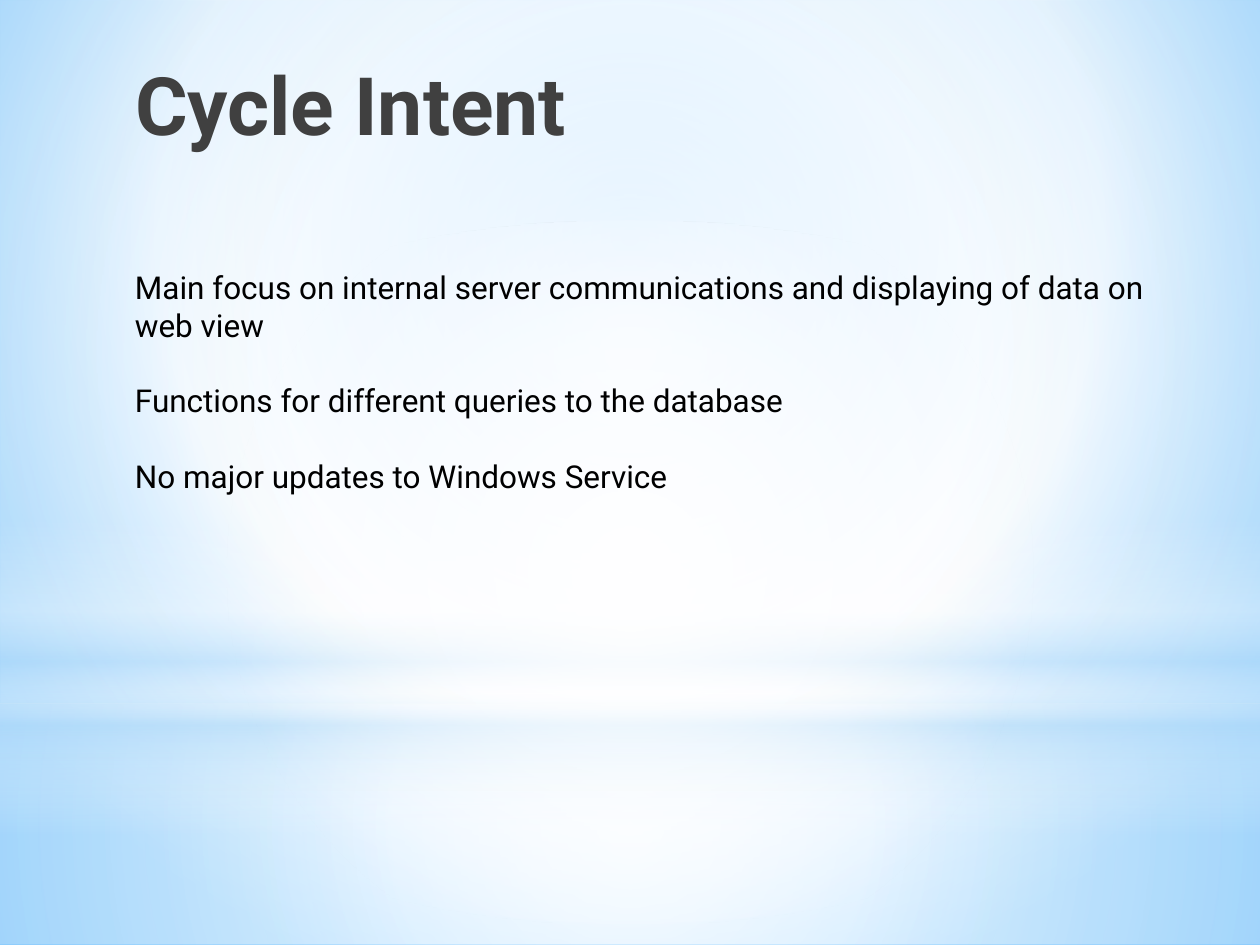
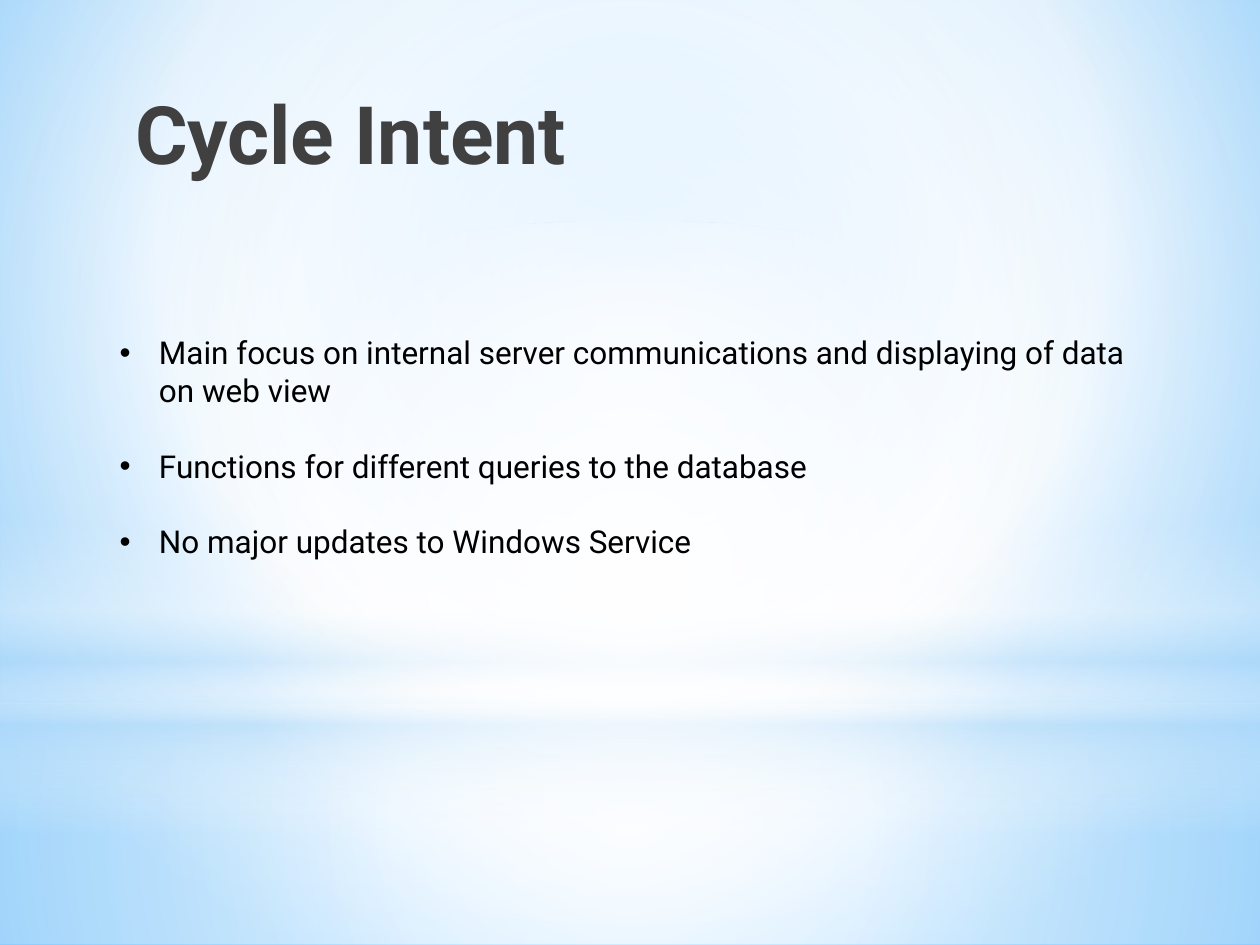
Before and after one commit to LeoYReyes/SeniorDesign, a slide deck: slide 4 of documentation/cycle 2/Cycle2Presentation.pptx (slide 3 before the commit). Drawn at 1260x945 pixels with LibreOffice and Linux fonts; fonts in the diff are those of the drawing. Boxes give left, top, right and bottom in pixels: in the first picture for what was removed or moved away, otherwise in the second. Text is boxed around its words. In the diff, an @@ line names an element or a change of style, - is before the commit and + after.

```diff
--- a/documentation/cycle 2/Cycle2Presentation.pptx
+++ b/documentation/cycle 2/Cycle2Presentation.pptx
@@ title "Cycle Intent": place and size @@
-title "Cycle Intent" at [135,74,565,152]
+title "Cycle Intent" at [135,103,565,181]
@@ text "Main focus on internal server ...": place and size @@
-text "Main focus on internal server ..." at [135,275,1143,495]
+text "Main focus on internal server ..." at [159,340,1124,560]
@@ text "Main focus on internal server ..." at [159,340,1124,560]: bullet none to • @@
```
Also in this commit, not shown: 5 other slides changed, 3 slides added, 1 slide removed.
